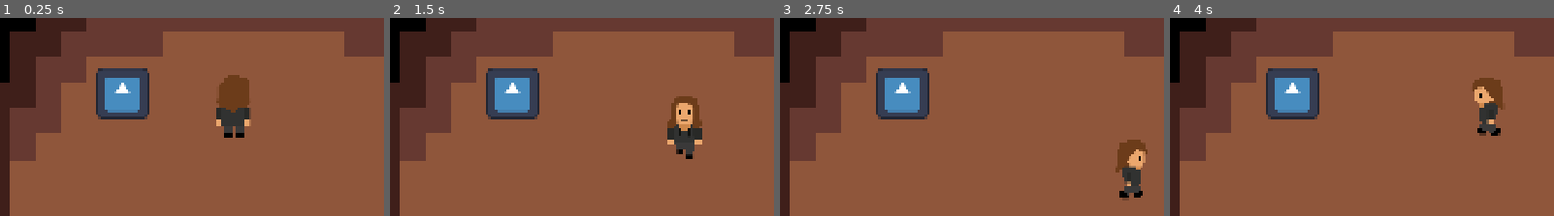
Above: before the commit, frames 1-4 (left to right).
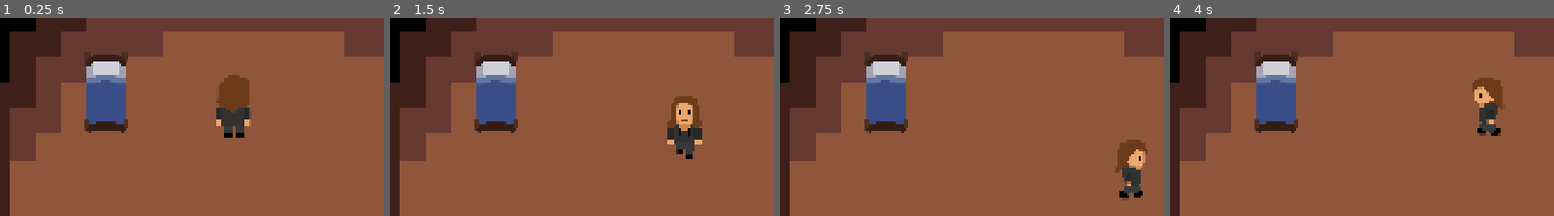
Above: after the commit, the same moments.

Repository: etper/pimpek-rpg-game
Game: Godot game, scene res://main.tscn
Same seed, same stepped clock (60 frames per second), same inputs: the game is played once before the commit and once after it. The engine's default icon, where the game draws it, is replaced by a stand-in: a white triangle on a blue panel in a dark square.
Inputs:
- Up to frame 1 (0.25 s): no input
- Up to frame 2 (1.5 s): tap Enter at 0.5 s; hold D (move_right) 0.53-1.28 s; tap Z (interact) at 0.6 s; hold S (move_down) from 1.28 s (still down); tap Shift (sprint) at 1.35 s
- Up to frame 3 (2.75 s): release S (move_down) at 2.03 s; hold D (move_right) from 2.03 s (still down); tap Z (interact) at 2.1 s
- Up to frame 4 (4 s): release D (move_right) at 2.78 s; hold W (move_up) 2.78-3.53 s; tap Shift (sprint) at 2.85 s; hold A (move_left) from 3.53 s (still down); tap Z (interact) at 3.6 s
The pictures show only the part of the screen within x 8-58%, y 18-68%; the shares and areas given below are measured in that part.

The runs differ from the first frame. In frame 1, 5.7% of the frame differs, in the area x 21-39%, y 17-59%; in frame 2, 5.7%; in frame 3, 5.7%; in frame 4, 5.7%.

Commit message:
fixes fixes fixeeeeeees

Diff:
--- a/main.tscn
+++ b/main.tscn
@@ -5,8 +5,9 @@
 [ext_resource type="Script" uid="uid://delvtvrc53ses" path="res://scripts/player.gd" id="2_0xm2m"]
 [ext_resource type="PackedScene" uid="uid://dbgwexn3egno0" path="res://scenes/Interactable.tscn" id="3_h2yge"]
 [ext_resource type="Script" uid="uid://j1i7c0vgcx22" path="res://scripts/dialogue.gd" id="4_1bvp3"]
-[ext_resource type="Script" uid="uid://breseuph2k751" path="res://scripts/events/event_command.gd" id="4_lquwl"]
-[ext_resource type="Script" uid="uid://dqkdu1jl2bi1e" path="res://scripts/events/dialogue_event.gd" id="5_272bh"]
+[ext_resource type="Texture2D" uid="uid://cpl3rdfirur6m" path="res://sprites/bed.png" id="6_5vw27"]
+[ext_resource type="Script" uid="uid://breseuph2k751" path="res://scripts/events/event_command.gd" id="7_5vw27"]
+[ext_resource type="Script" uid="uid://dqkdu1jl2bi1e" path="res://scripts/events/dialogue_event.gd" id="8_kek77"]
 
 [sub_resource type="TileSetAtlasSource" id="TileSetAtlasSource_5vw27"]
 texture = ExtResource("1_5vw27")
@@ -103,9 +104,9 @@
 physics_layer_0/collision_layer = 1
 sources/2 = SubResource("TileSetAtlasSource_5vw27")
 
-[sub_resource type="Resource" id="Resource_3vyb7"]
-script = ExtResource("5_272bh")
-text = "sex"
+[sub_resource type="Resource" id="Resource_7mycd"]
+script = ExtResource("8_kek77")
+text = "Im not sleepy"
 metadata/_custom_type_script = "uid://dqkdu1jl2bi1e"
 
 [node name="Main" type="Node2D" unique_id=1148531345]
@@ -115,6 +116,7 @@
 tile_set = SubResource("TileSet_vkqoe")
 
 [node name="Player" parent="." unique_id=679463758 instance=ExtResource("1_ig7tw")]
+z_index = 1
 position = Vector2(733, 488)
 script = ExtResource("2_0xm2m")
 
@@ -143,5 +145,17 @@
 autowrap_mode = 2
 
 [node name="Interactable" parent="." unique_id=73629740 instance=ExtResource("3_h2yge")]
-position = Vector2(457, 459)
-events = Array[ExtResource("4_lquwl")]([SubResource("Resource_3vyb7")])
+position = Vector2(416, 456)
+sprite = ExtResource("6_5vw27")
+events = Array[ExtResource("7_5vw27")]([SubResource("Resource_7mycd")])
+
+[node name="Sprite2D" parent="Interactable" index="0" unique_id=122994009]
+texture = ExtResource("6_5vw27")
+
+[node name="CollisionShape2D" parent="Interactable/StaticBody2D" parent_id_path=PackedInt32Array(73629740, 1564942911) index="0" unique_id=451810197]
+scale = Vector2(0.85624695, 1.4916242)
+
+[node name="CollisionShape2D" parent="Interactable" index="2" unique_id=931893703]
+scale = Vector2(0.89208364, 1.4976672)
+
+[editable path="Interactable"]
--- a/scenes/Interactable.tscn
+++ b/scenes/Interactable.tscn
@@ -1,7 +1,6 @@
 [gd_scene format=3 uid="uid://dbgwexn3egno0"]
 
 [ext_resource type="Script" uid="uid://dwmpyn4ib731t" path="res://scripts/interactable.gd" id="1_msfch"]
-[ext_resource type="Texture2D" uid="uid://c6lra44g0pvrh" path="res://sprites/icon.svg" id="2_ojdgt"]
 
 [sub_resource type="RectangleShape2D" id="RectangleShape2D_0iwdk"]
 size = Vector2(132, 132)
@@ -10,7 +9,11 @@
 script = ExtResource("1_msfch")
 
 [node name="Sprite2D" type="Sprite2D" parent="." unique_id=122994009]
-texture = ExtResource("2_ojdgt")
+
+[node name="StaticBody2D" type="StaticBody2D" parent="." unique_id=1564942911]
+
+[node name="CollisionShape2D" type="CollisionShape2D" parent="StaticBody2D" unique_id=451810197]
+shape = SubResource("RectangleShape2D_0iwdk")
 
 [node name="CollisionShape2D" type="CollisionShape2D" parent="." unique_id=931893703]
 shape = SubResource("RectangleShape2D_0iwdk")
--- a/scenes/player.tscn
+++ b/scenes/player.tscn
@@ -6,7 +6,7 @@
 size = Vector2(96, 42)
 
 [sub_resource type="RectangleShape2D" id="RectangleShape2D_co6qv"]
-size = Vector2(85, 155)
+size = Vector2(75, 143)
 
 [node name="Player" type="CharacterBody2D" unique_id=679463758]
 
--- a/scripts/interactable.gd
+++ b/scripts/interactable.gd
@@ -1,8 +1,19 @@
+@tool
 extends Area2D
+
+@export var sprite: Texture2D:
+	set(value):
+		sprite = value
+		if has_node("Sprite2D"):
+			$Sprite2D.texture = value
 
 @export var events: Array[EventCommand]
 
 var busy := false
+
+func _ready():
+	if sprite:
+		$Sprite2D.texture = sprite
 
 func interact():
 	if busy:
Binary file changed: sprites/bed.png
